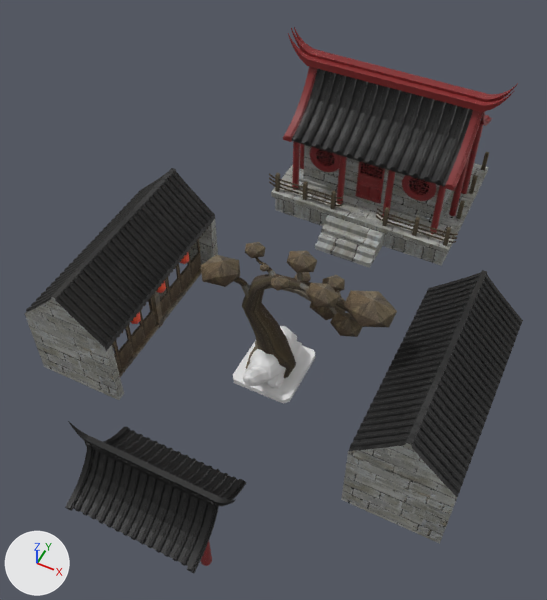
A saved change to the Blender file Layout1.blend.
One viewpoint serves both versions: a 50 mm camera at (11.3, -22.6, 34.1) aimed at (-0.8, 1.6, 3.9). Lighting does not change. The marker at lower left points along +X, +Y and +Z.

Names of what the first picture shows: 'Base_1', 'GateRoofTile', 'Gate_Roof_Main', 'LeftHouseLeftWall', 'LeftHouseRightWall', 'LeftHouseRoof', 'LeftRoofTile', 'RightHouseRightWall', 'RightHouseRoof', 'RightRoofTile', 'RoofTile', 'Roof_Main', 'Stairs', 'Temple_structure', 'Tree', 'TurtleHead', 'TurtlePlatform', 'TurtleShell', 'WindowShadow'.
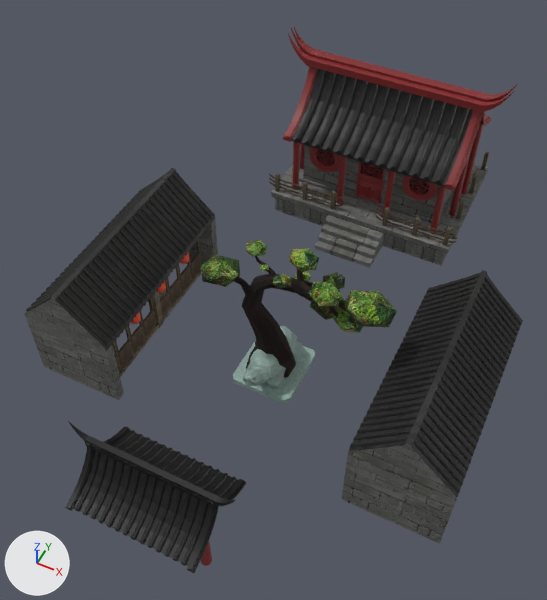
Pixel boxes (x1, y1, x2, y2) of what changed, in the pictures (547 x 600 px; the box of a moved part takes in the faces that stretch with it):
'Tree', reshaped: before (201, 242, 397, 378); after (201, 240, 397, 378)
'Temple_structure', surface changed (grey to black): (271, 145, 489, 254) in both
'RightHouseRightWall', surface changed: (341, 455, 456, 544) in both
'LeftHouseLeftWall', surface changed: (26, 318, 124, 400) in both
'Stairs', surface changed: (315, 215, 384, 268) in both
'TurtlePlatform', recoloured: (233, 340, 315, 404) in both
'Base_1', surface changed (grey to black): (275, 188, 480, 266) in both
'LeftHouseRightWall', surface changed (grey to black): (190, 219, 218, 265) in both
'TurtleHead', recoloured: (243, 366, 269, 386) in both
'Base_2', surface changed: (452, 209, 470, 244) in both
part 1 of me_cylinder, moved or reshaped: before (330, 312, 362, 337); after (333, 308, 363, 333)
part 2 of me_cylinder, moved or reshaped: before (322, 275, 345, 292); after (323, 272, 345, 289)
part 3 of me_cylinder, moved or reshaped: before (306, 283, 339, 308); after (309, 282, 342, 307)
part 4 of me_cylinder, moved or reshaped: before (287, 251, 317, 273); after (289, 248, 319, 270)
part 5 of me_cylinder, moved or reshaped: before (294, 272, 311, 282); after (294, 270, 311, 282)
part 6 of me_cylinder, moved or reshaped: before (271, 275, 289, 291); after (273, 274, 291, 289)
part 7 of me_cylinder, moved or reshaped: before (245, 242, 266, 258); after (246, 240, 267, 257)
part 8 of me_cylinder, cut back: before (310, 297, 345, 320); after (310, 298, 346, 320)
part 9 of me_cylinder, recoloured: (201, 255, 397, 377) in both
part 10 of me_sphere_002, recoloured: (249, 326, 297, 379) in both

Patch to the scene script:
```diff
--- a/Layout1.blend.py
+++ b/Layout1.blend.py
@@ mat_brick @@
 mat_brick = principled_material('Brick')
-mat_brick.texture = img_brick_png
+mat_brick.texture = img_brick_png_001
 mat_brick.roughness = 1.0
@@ mat_tree @@
+mat_tree = principled_material('Tree')
+mat_tree.texture = img_tree_png
+mat_tree.roughness = 1.0
@@ me_cylinder @@
 # used by ob_tree; location = (-3.31, 0.02, 5.61); rotation_euler = (0.0, 0.0, 1.57), in degrees (0, 0, 90); scale = (3.78, 3.78, 3.78)
-me_cylinder.from_pydata(...)  # 666 vertices, 693 faces; spans x -0.44..0.44, y -2.52..0.03, z -1.51..1.01
+me_cylinder.from_pydata(...)  # 589 vertices, 680 faces; spans x -0.44..0.44, y -2.52..0.03, z -1.49..1.06
+# me_cylinder part 1: the loose piece of 12 vertices spanning x -0.25..0.06, y -2.15..-1.75, z 0.1..0.36 is moved by (0.08, 0.0, 0.0), in mat_tree (picture img_tree_png)
+# me_cylinder part 2: the loose piece of 12 vertices spanning x 0.04..0.3, y -1.81..-1.48, z 0.46..0.68 is moved by (0.0, 0.0, 0.05), in mat_tree (picture img_tree_png)
+# me_cylinder part 3: the loose piece of 12 vertices spanning x -0.34..-0.02, y -1.84..-1.44, z 0.58..0.84 is moved by (0.0, -0.04, 0.03), in mat_tree (picture img_tree_png)
+# me_cylinder part 4: the loose piece of 12 vertices spanning x -0.08..0.22, y -1.42..-1.05, z 0.75..1.01 is moved by (0.0, -0.03, 0.05), in mat_tree (picture img_tree_png)
+# me_cylinder part 5: the loose piece of 12 vertices spanning x 0.14..0.39, y -1.28..-1.06, z 0.27..0.44 is moved by (0.0, 0.0, 0.01), in mat_tree (picture img_tree_png)
+# me_cylinder part 6: the loose piece of 12 vertices spanning x -0.3..-0.09, y -1.2..-0.94, z 0.58..0.75 is moved by (0.0, -0.03, 0.05), in mat_tree (picture img_tree_png)
+# me_cylinder part 7: the loose piece of 12 vertices spanning x 0.07..0.3, y -0.68..-0.38, z 0.57..0.76 is moved by (0.0, -0.02, 0.03), in mat_tree (picture img_tree_png)
+# me_cylinder part 8: 13 vertices moved from x -0.02..0.39, y -1.81..-1.38, z -0.02..0.54 to x -0.02..0.39, y -1.81..-1.38, z -0.01..0.54; 46 vertices removed from x -0.19..0.26, y -2.22..-1.14, z 0.07..0.67; 4 vertices added at x -0.1..0.26, y -2.24..-1.15, z 0.08..0.49
+# me_cylinder part 9: 452 faces spanning x -0.44..0.44, y -2.52..0.03, z -1.35..0.82 switch from mat_wood (picture img_wood_png) to mat_tree (picture img_tree_png)
@@ me_cylinder_024 @@
 me_cylinder_024.from_pydata(...)  # 40 vertices, 33 faces; spans x -0.99..1.45, y -1.49..1.49, z -1.43..4.1
+me_cylinder_024.materials.append(mat_tortoise)  # picture img_tortoise_uv_png
@@ me_cube_056 @@
 me_cube_056.from_pydata(...)  # 16 vertices, 10 faces; spans x -1.0..1.0, y -1.0..1.0, z -1.0..1.0
+me_cube_056.materials.append(mat_tortoise)  # picture img_tortoise_uv_png
@@ me_sphere_002 @@
 # used by ob_turtleshell; location = (0.02, 0.04, 1.52); rotation_euler = (0.0, 3.141, 1.57), in degrees (0, 180, 90); scale = (0.926, 0.926, 0.926)
-me_sphere_002.from_pydata(...)  # 74 vertices, 63 faces; spans x -2.04..1.98, y -1.02..1.02, z -0.97..0.09
+me_sphere_002.from_pydata(...)  # 74 vertices, 62 faces; spans x -2.04..1.98, y -1.02..1.02, z -0.97..0.09
+# me_sphere_002 part 10: 62 faces spanning x -2.04..1.98, y -1.02..1.02, z -0.97..0.09 switch from no material to mat_tortoise (picture img_tortoise_uv_png)
```
